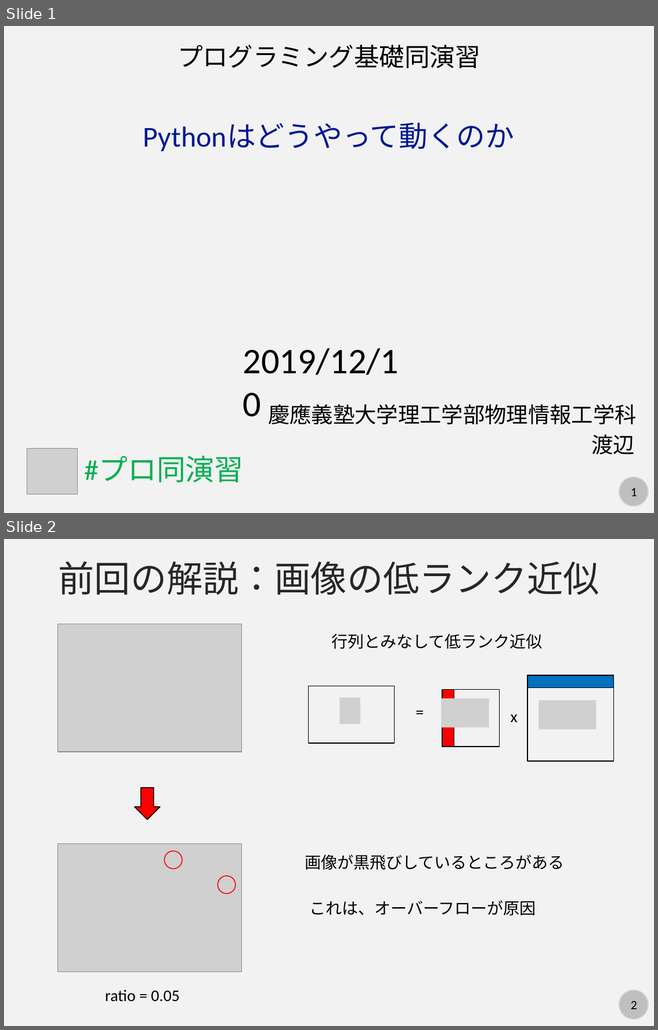
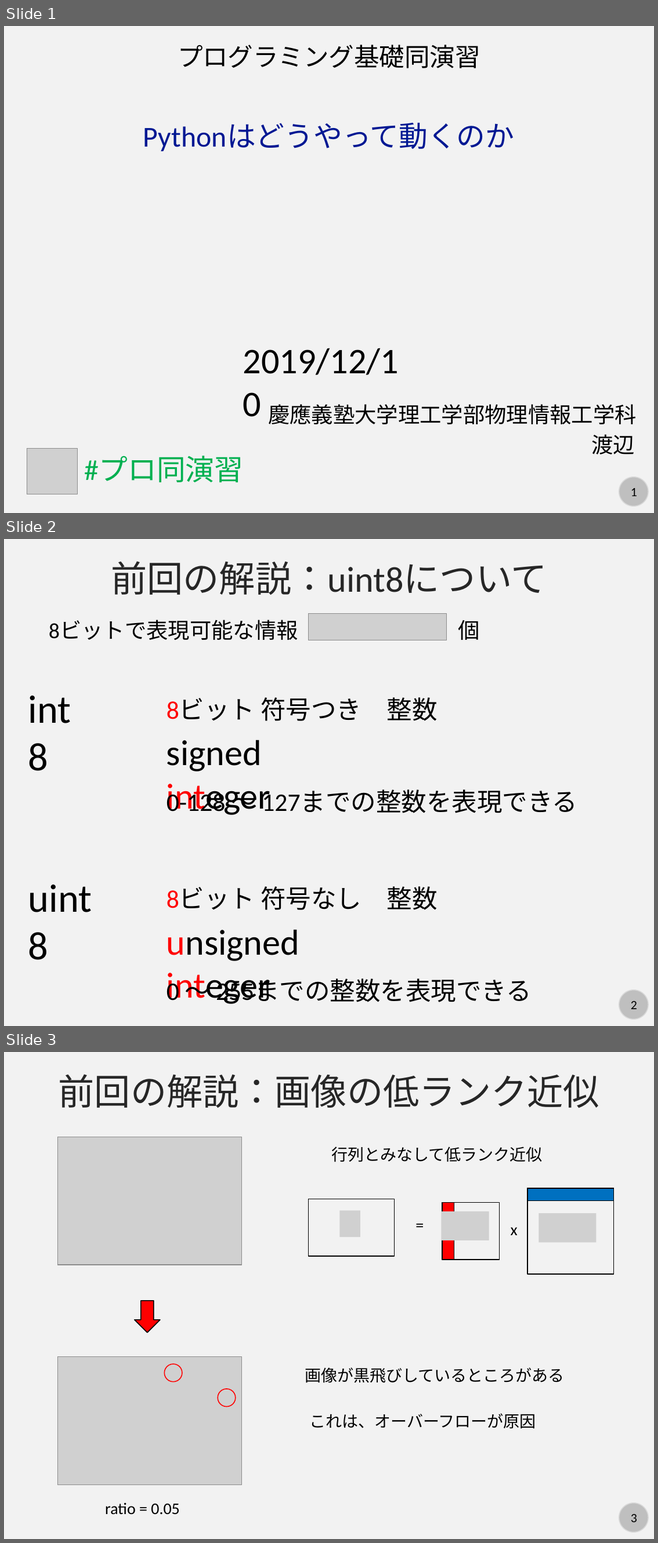
Before and after one commit to kaityo256/python_zero, a slide deck: howtowork/fig/slide.pptx. Shown one above the other, each under a label of ours: slides 1 and 2 before the commit, slides 1, 2 and 3 after it. The pictures are 658x1030 and 658x1543 pixels, drawn with LibreOffice and Linux fonts; fonts in the diff are those of the drawing; grey boxes stand for pictures. Boxes give left, top, right and bottom in pixels: in the first picture for what was removed or moved away, otherwise in the second. Text is boxed around its words. In the diff, an @@ line names an element or a change of style, - is before the commit and + after.

```diff
--- a/howtowork/fig/slide.pptx
+++ b/howtowork/fig/slide.pptx
@@ slide 2 added at <box>4,539,654,1026</box>, background #F2F2F2; not listed: 2 template elements that a slide beside it also shows @@
@@ text added at <box>111,561,546,595</box>, 40 pt, text #262626 @@
+前回の解説：uint8について
@@ text added at <box>49,620,298,640</box>, 24 pt, text #000000 @@
+8ビットで表現可能な情報
@@ picture added at <box>308,614,447,641</box> @@
@@ text added at <box>458,620,480,640</box>, 24 pt, text #000000 @@
+個
@@ text added at <box>22,681,97,735</box>, 44 pt, text #000000 @@
+int8
@@ text added at <box>166,697,437,721</box>, 28 pt, text #000000 @@
+8ビット 符号つき 整数
@@ text added at <box>166,740,270,815</box>, 40 pt, text #000000 @@
+signed integer
@@ text added at <box>166,790,577,815</box>, 28 pt, text #000000 @@
+0-128 〜 127までの整数を表現できる
@@ text added at <box>22,870,118,924</box>, 44 pt, text #000000 @@
+uint8
@@ text added at <box>166,886,437,910</box>, 28 pt, text #000000 @@
+8ビット 符号なし 整数
@@ text added at <box>166,929,299,1004</box>, 40 pt, text #000000 @@
+unsigned integer
@@ text added at <box>166,975,531,1004</box>, 28 pt, text #000000 @@
+0 〜 255までの整数を表現できる
@@ what was slide 2 is now slide 3 @@
@@ page number at <box>630,1514,637,1522</box>: text changed @@
-2
+3
```
Also in this commit, not shown: 1 slide changed, 8 other slides added, 1 slide removed.
